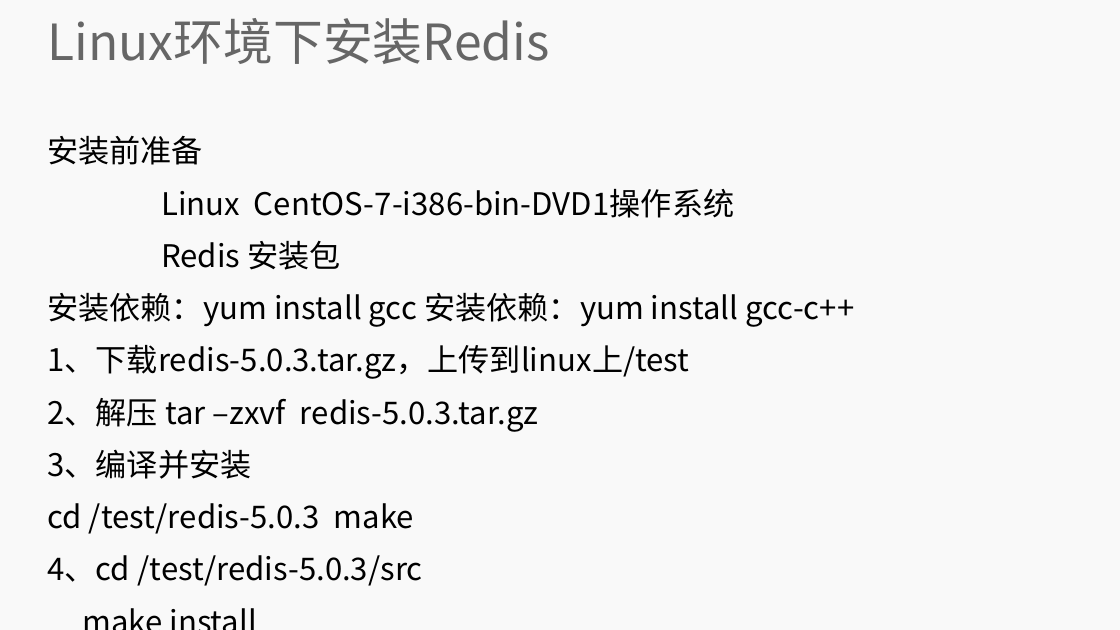
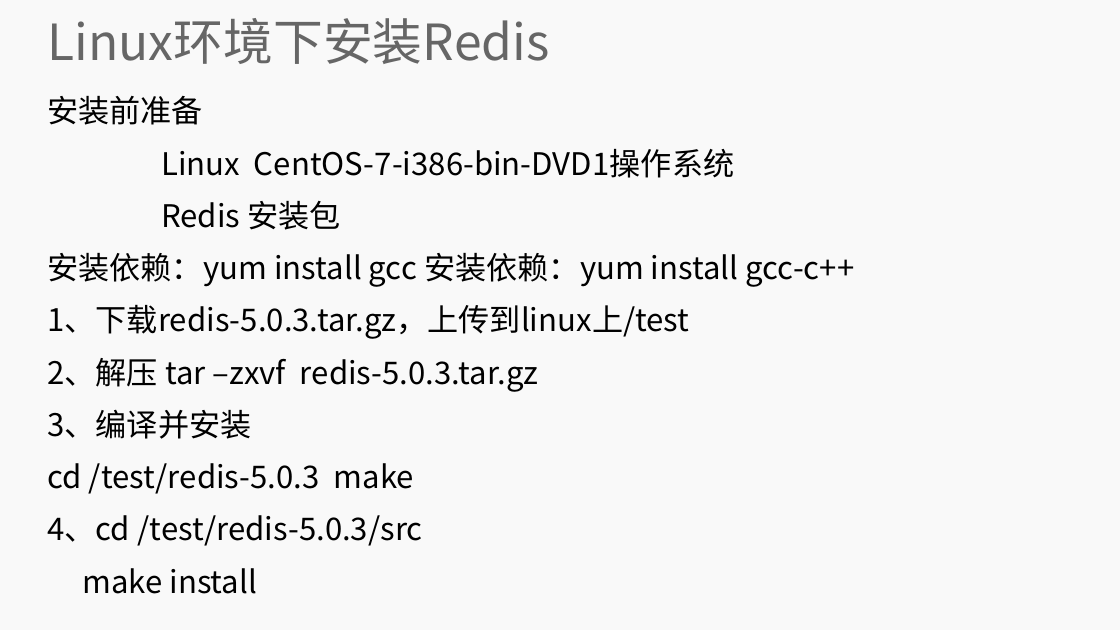
Before and after one commit to lihuanzhen2016/no-sql, a slide deck: slide 17 of PPT/14 Redis简介及安装.pptx. Drawn at 1120x630 pixels with LibreOffice and Linux fonts; fonts in the diff are those of the drawing; background and template pictures are left out. Boxes give left, top, right and bottom in pixels: in the first picture for what was removed or moved away, otherwise in the second. Text is boxed around its words. In the diff, an @@ line names an element or a change of style, - is before the commit and + after.

Commit message:
redis

```diff
--- a/PPT/14 Redis简介及安装.pptx
+++ b/PPT/14 Redis简介及安装.pptx
@@ subtitle "安装前准备": place and size @@
-subtitle "安装前准备" at (47, 136, 855, 586)
+subtitle "安装前准备" at (47, 96, 855, 546)
```
Also in this commit, not shown: 3 other files.
